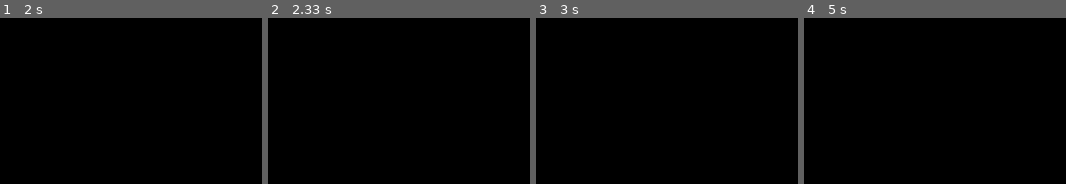
Above: before the commit, frames 1-4 (left to right).
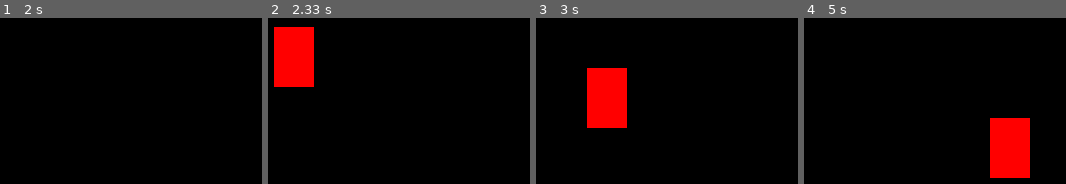
Above: after the commit, the same moments.

Repository: wedrownix/Symulator_fizyczny
Game: pygame game, started from Nauka_Pygame.py
Same seed, same stepped clock (60 frames per second), same inputs: the game is played once before the commit and once after it.
Inputs:
- Up to frame 1 (2 s): tap Space at 0.33, 1.73 s; hold Left from 1.67 s (still down)
- Up to frame 2 (2.33 s): tap Space at 2.03, 2.3 s; release Left at 2.2 s; hold Left from 2.23 s (still down)
- Up to frame 3 (3 s): release Left at 2.63 s; hold Right from 2.67 s (still down); tap Space at 2.73 s
- Up to frame 4 (5 s): tap Space at 3.03, 4.3, 4.8 s; release Right at 3.3 s; hold Right 4.23-4.7 s; hold Right from 4.73 s (still down)

Frame 1 is identical in both runs. In frame 2, 5.5% of the frame differs, in the area x 2-18%, y 5-42%; in frame 3, 5.5%; in frame 4, 5.5%.

Commit message:
Tworzę mozliwość JUMP - w górę pod wpływem alla grawitacji

Diff:
--- a/Nauka_Pygame.py
+++ b/Nauka_Pygame.py
@@ -45,8 +45,14 @@
         if keys[pygame.K_SPACE]:
             isJump = True
     else:
+        #Na początek szybko przyśpieszam do góry, ale coraz wolniej
+        #10^2, 9^2 itd. potem gdy dojedę do 0 to zaczynam przyśpieszać w dół
+        #-1^2 -2^2 itd.
         if jumpCount >= -10:
-            y -= (jumpCount ** 2) * 0.5
+            neg = 1
+            if jumpCount < 0:
+                neg = -1
+            y -= (jumpCount ** 2) * 0.5 * neg
             jumpCount -= 1
         else:
             isJump = False
